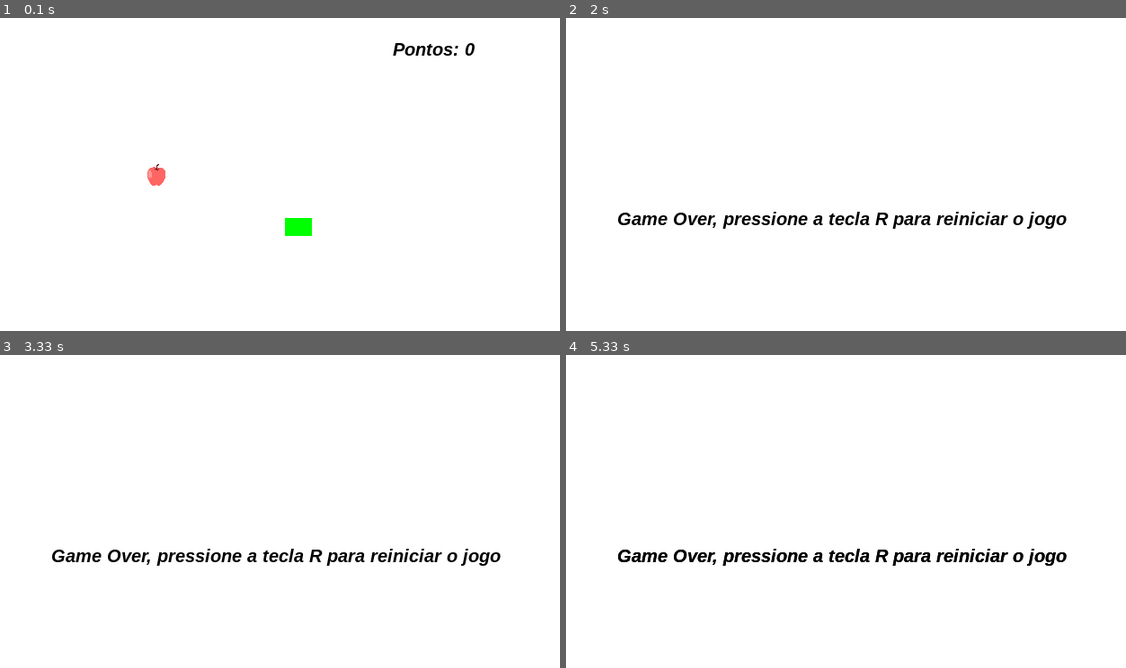
Above: before the commit, frames 1-4 (two rows, left to right).
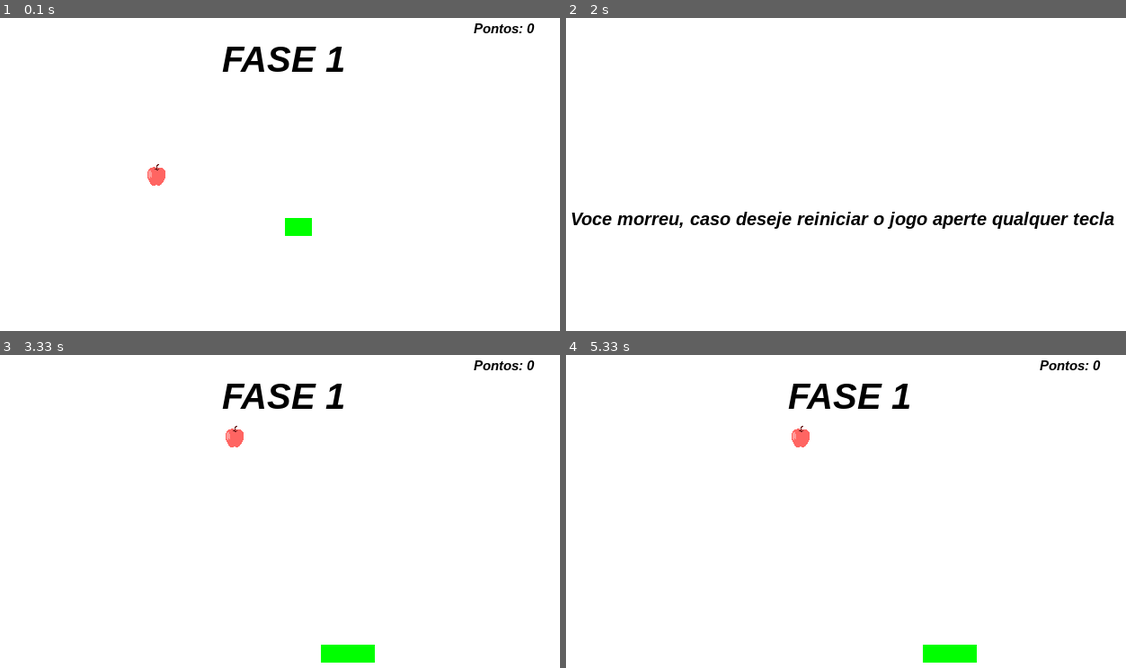
Above: after the commit, the same moments.

Repository: mateusblm/snake-game-pygame
Game: pygame game, started from snake.py
Same seed, same stepped clock (60 frames per second), same inputs: the game is played once before the commit and once after it.
Inputs:
- Up to frame 1 (0.1 s): no input
- Up to frame 2 (2 s): tap W at 0.33 s; hold Right 0.67-1.13 s; hold Up 1.17-1.47 s; hold Right 1.5-1.97 s
- Up to frame 3 (3.33 s): hold Left 2-2.53 s; hold Down 2.57-2.87 s; hold Left 2.9-3.3 s
- Up to frame 4 (5.33 s): hold Up 3.33-3.7 s; hold Right 3.73-4.37 s; hold Down 4.4-4.77 s; hold Left 4.8-5.27 s; tap D at 5.3 s

The runs differ from the first frame. In frame 1, 1.3% of the frame differs, in the area x 39-96%, y 1-18%; in frame 2, 2.3%; in frame 3, 3.2%; in frame 4, 3.3%, in the area x 9-96%, y 1-99%.

Commit message:
Criando funções para explicar melhor o codigo

Diff:
--- a/snake.py
+++ b/snake.py
@@ -3,6 +3,7 @@
 from sys import exit
 import copy
 from random import randint
+
 pygame.init()
 altura = 480
 largura = 640
@@ -16,13 +17,17 @@
 y_controle = 0
 x_maca = randint(40, 600)
 y_maca = randint(50, 430)
-fonte = pygame.font.SysFont("arial", 20, True, True)
+fontepontos = pygame.font.SysFont("arial", 15, True, True)
+fontefases = pygame.font.SysFont("arial", 40, True, True)
 pontos = 0
 lista_cobra = []
 comprimento_inicial = 5
 morte = False
 imagem_maca = pygame.image.load("apple.png")
 imagem_maca = pygame.transform.scale(imagem_maca, (25, 25))
+fase = 1
+
+
 # Função de desenho do corpo da cobra
 def aumentaCobra(lista_cobra):
     for XeY in lista_cobra:
@@ -30,9 +35,13 @@
         # XeY[0] = x
         # XeY[1] = y
         pygame.draw.rect(tela, (0, 255, 0), (XeY[0], XeY[1], 20, 20))
+
+
+#Função de reinicio do jogo
 def restart():
-    global pontos, comprimento_inicial, x_cobra, y_cobra, velocidade, x_controle, y_controle, lista_cobra, lista_cabeca, x_maca, y_maca, morte
+    global fase,pontos, comprimento_inicial, x_cobra, y_cobra, velocidade, x_controle, y_controle, lista_cobra, lista_cabeca, x_maca, y_maca, morte
     pontos = 0
+    fase = 1
     comprimento_inicial = 5
     x_cobra = largura/2
     y_cobra = altura/2
@@ -44,47 +53,53 @@
     x_maca = randint(40, 600)
     y_maca = randint(50, 430)
     morte = False
-while True:
-    relogio.tick(30)
-    tela.fill((255, 255, 255))
-    pontuacao = f"Pontos: {pontos}"
-    texto_formatado = fonte.render(pontuacao, True, (0, 0, 0))
+
+
+#Função verificadora de eventos
+def verify_events():
+    global fase,pontos, comprimento_inicial, x_cobra, y_cobra, velocidade, x_controle, y_controle, lista_cobra, lista_cabeca, x_maca, y_maca, morte
     for event in pygame.event.get():
         if event.type == pygame.QUIT:
             pygame.quit()
             exit()
-        # Dificultando um pouco após 25 pontos e 50 pontos
-        if comprimento_inicial > 25:
-            velocidade = 12
-        elif comprimento_inicial > 50:
-            velocidade = 14
-        else:
-            velocidade = 10
         if event.type == pygame.KEYDOWN:
-            if event.key == pygame.K_a or event.key == pygame.K_LEFT:
-                if x_controle == velocidade:
-                    pass
-                else:
-                    x_controle = -velocidade
-                    y_controle = 0
-            if event.key == pygame.K_d or event.key == pygame.K_RIGHT:
-                if x_controle == -velocidade:
-                    pass
-                else:
-                    x_controle = velocidade
-                    y_controle = 0
-            if event.key == pygame.K_w or event.key == pygame.K_UP:
-                if y_controle == velocidade:
-                    pass
-                else:
-                    x_controle = 0
-                    y_controle = -velocidade
-            if event.key == pygame.K_s or event.key == pygame.K_DOWN:
-                if y_controle == -velocidade:
-                    pass
-                else:
-                    x_controle = 0
-                    y_controle = velocidade
+            if morte:
+                restart()
+                morte = False
+            else:
+                if event.key == pygame.K_a or event.key == pygame.K_LEFT:
+                    if x_controle == velocidade:
+                        pass
+                    else:
+                        x_controle = -velocidade
+                        y_controle = 0
+                if event.key == pygame.K_d or event.key == pygame.K_RIGHT:
+                    if x_controle == -velocidade:
+                        pass
+                    else:
+                        x_controle = velocidade
+                        y_controle = 0
+                if event.key == pygame.K_w or event.key == pygame.K_UP:
+                    if y_controle == velocidade:
+                        pass
+                    else:
+                        x_controle = 0
+                        y_controle = -velocidade
+                if event.key == pygame.K_s or event.key == pygame.K_DOWN:
+                    if y_controle == -velocidade:
+                        pass
+                    else:
+                        x_controle = 0
+                        y_controle = velocidade
+
+
+# Função para renderizar o jogo
+def render_game():
+    global fase,pontos, comprimento_inicial, x_cobra, y_cobra, velocidade, x_controle, y_controle, lista_cobra, lista_cabeca, x_maca, y_maca, morte
+    pontuacao = f"Pontos: {pontos}"
+    fases = f"FASE {fase}"
+    texto_fases = fontefases.render(fases, True, (0, 0, 0))
+    texto_formatado = fontepontos.render(pontuacao, True, (0, 0, 0))
     x_cobra = x_cobra + x_controle
     y_cobra = y_cobra + y_controle
     cobra = pygame.draw.rect(tela, (65, 105, 225), (x_cobra, y_cobra, 20, 20))
@@ -94,16 +109,26 @@
         y_maca = randint(50, 430)
         pontos += 1
         comprimento_inicial += 1
+    # Fases de dificuldade
+    if 10 <= pontos < 20 and morte == False:
+        fase = 2
+        tela.fill((0, 0, 0))
+        texto_formatado = fontepontos.render(pontuacao, True, (255, 255, 255))
+        texto_fases = fontefases.render(fases, True, (255, 255, 255))
+        cobra = pygame.draw.rect(tela, (255, 255, 225), (x_cobra, y_cobra, 20, 20))
+        velocidade = 12
+    if pontos >= 20 and morte == False:
+        fase = 3
+        tela.fill((255, 0, 0))
+        velocidade = 15
+    if pontos >= 40 and morte == False:
+        fase = 4
+        tela.fill((255, 0, 0))
+        velocidade = 20
     # Lista que armazena a cada frame a posição da cabeça da cobra, ou seja, os valores de posicionamento mais recentes que a cobra assume
     lista_cabeca = [x_cobra, y_cobra]
     # Lista que armazena o corpo da cobra, utilizando da posição que a cabeça passou, fazendo com que ela cresça por onde passou
     lista_cobra.append(copy.deepcopy(lista_cabeca))
-    # Cena de morte
-    fontemorte = pygame.font.SysFont("arial", 20, True, True)
-    mensagem_morte = f"Game Over, pressione a tecla R para reiniciar o jogo"
-    mensagem_morte_formatado = fontemorte.render(mensagem_morte, True, (0, 0, 0))
-    ret_mensagem_morte = mensagem_morte_formatado.get_rect()
-    ret_mensagem_morte.center = (largura // 2, altura // 2)
     # Colisão com a parede
     if x_cobra > largura:
         morte = True
@@ -116,23 +141,29 @@
     # Corrigindo a colisão com o proprio corpo da cobra
     if lista_cobra.count(lista_cabeca) > 1:
         morte = True
-
-    while morte:
-        tela.fill((255, 255, 255))
-        for event in pygame.event.get():
-            if event.type == pygame.QUIT:
-                pygame.quit()
-                exit()
-            if event.type == pygame.KEYDOWN:
-                if event.key == pygame.K_r:
-                    restart()
-                    morte = False
-            tela.blit(mensagem_morte_formatado, ret_mensagem_morte)
-            pygame.display.update()
     if len(lista_cobra) > comprimento_inicial:
         del lista_cobra[0]
+    aumentaCobra(lista_cobra)
+    tela.blit(texto_formatado, (540, 20))
+    tela.blit(texto_fases, (260, 40))
+    tela.blit(imagem_maca, (x_maca, y_maca))
 
-    aumentaCobra(lista_cobra)
-    tela.blit(texto_formatado, (450, 40))
-    tela.blit(imagem_maca, (x_maca, y_maca))
+
+# Função de morte
+def render_morte():
+    fontemorte = pygame.font.SysFont("arial", 20, True, True)
+    mensagem_morte = f"Voce morreu, caso deseje reiniciar o jogo aperte qualquer tecla"
+    mensagem_morte_formatado = fontemorte.render(mensagem_morte, True, (0, 0, 0))
+    ret_mensagem_morte = mensagem_morte_formatado.get_rect()
+    ret_mensagem_morte.center = (largura // 2, altura // 2)
+    tela.blit(mensagem_morte_formatado, ret_mensagem_morte)
+
+while True:
+    relogio.tick(30)
+    tela.fill((255, 255, 255))
+    if not(morte):
+        render_game()
+    else:
+        render_morte()
     pygame.display.update()
+    verify_events();
